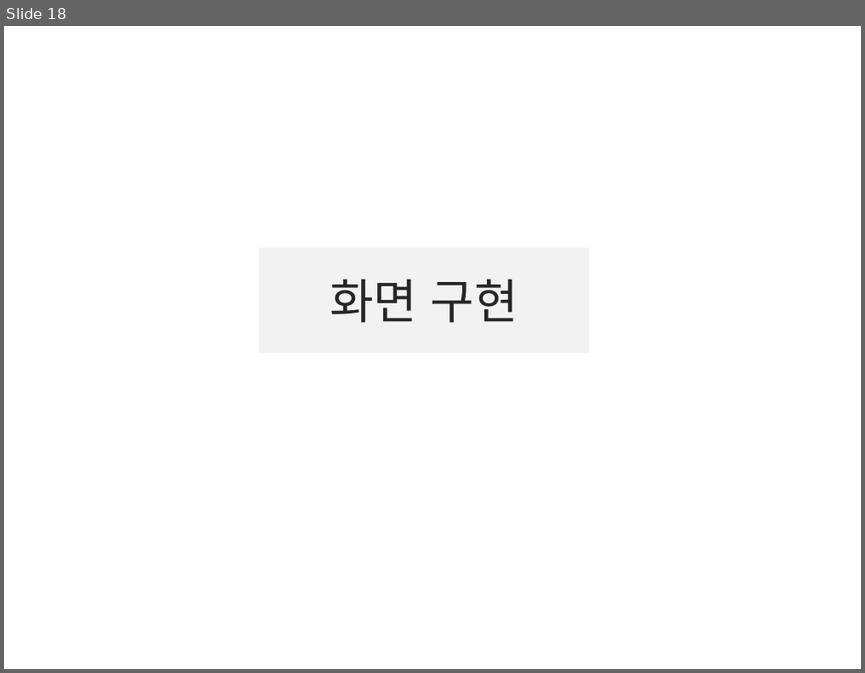
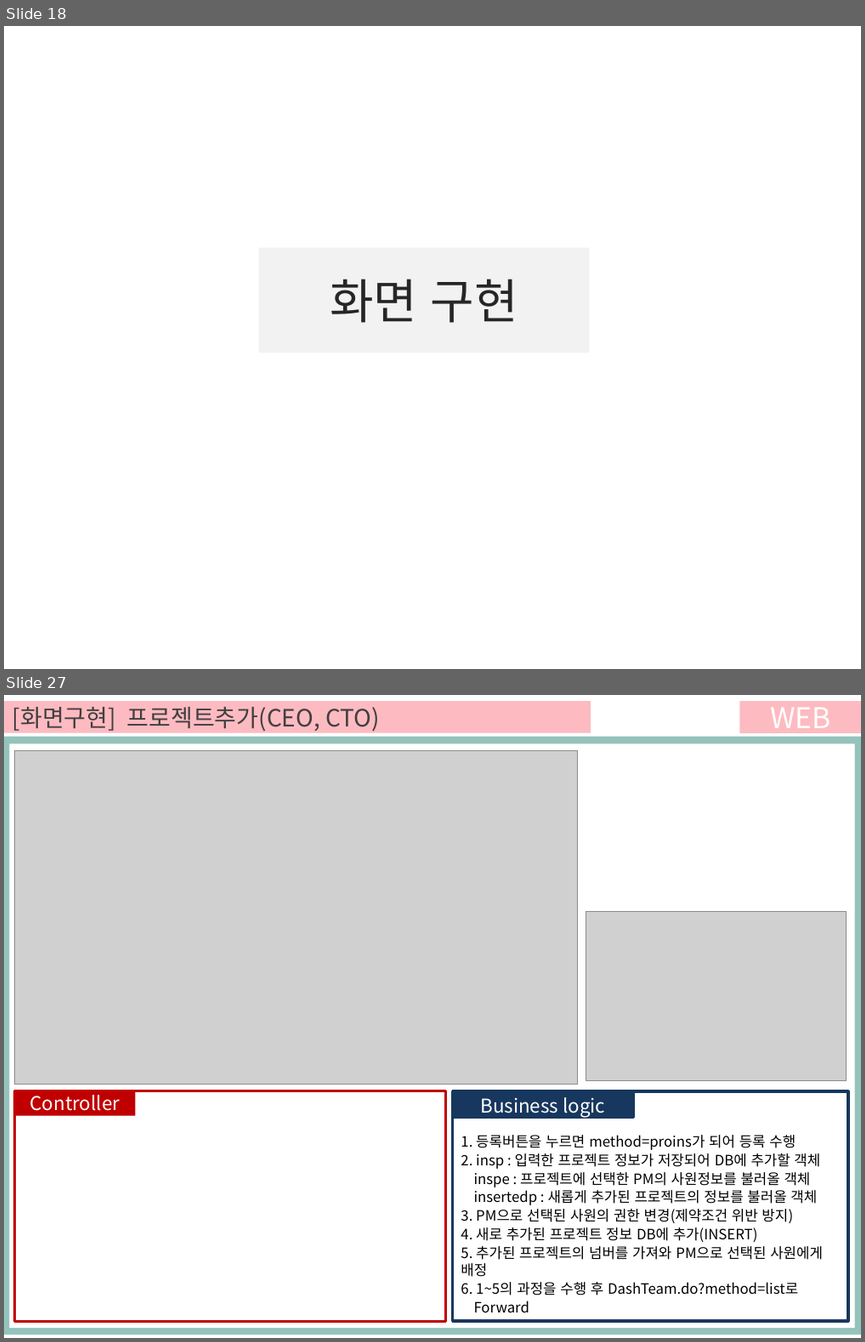
Before and after one commit to ezenteam03/project06, a slide deck: WebContent/jhk/0608 전현규.pptx. Shown one above the other, each under a label of ours: slide 18 before the commit, slides 18 and 27 after it; the slides between them are not shown. The pictures are 865x673 and 865x1342 pixels, drawn with LibreOffice and Linux fonts; fonts in the diff are those of the drawing; grey boxes stand for pictures. Boxes give left, top, right and bottom in pixels: in the first picture for what was removed or moved away, otherwise in the second. Text is boxed around its words. In the diff, an @@ line names an element or a change of style, - is before the commit and + after.

```diff
--- a/WebContent/jhk/0608 전현규.pptx
+++ b/WebContent/jhk/0608 전현규.pptx
@@ slide 27 added at [4,695,861,1338], background #FFFFFF @@
@@ rectangle added at [4,701,590,732], fill #FDBBC1, 20 pt, text #404040 @@
+[화면구현] 프로젝트추가(CEO, CTO)
@@ rectangle added at [740,701,861,732], fill #FDBBC1, 24 pt, text #FFFFFF @@
+WEB
@@ rectangle added at [4,736,861,1334], fill #94C3BB @@
@@ rectangle added at [9,743,854,1327], fill #FFFFFF @@
@@ picture added at [15,751,577,1084] @@
@@ picture added at [585,911,846,1080] @@
@@ rectangle added at [15,1091,446,1321], outline #C00000 2 pt @@
@@ rectangle added at [15,1091,136,1116], fill #C00000, 16 pt, text #FFFFFF @@
+Controller
@@ rectangle added at [452,1091,848,1321], fill #FFFFFF, outline #17375E 2.25 pt, 12 pt, text #000000 @@
+1. 등록버튼을 누르면 method=proins가 되어 등록 수행
+2. insp : 입력한 프로젝트 정보가 저장되어 DB에 추가할 객체
+inspe : 프로젝트에 선택한 PM의 사원정보를 불러올 객체
+insertedp : 새롭게 추가된 프로젝트의 정보를 불러올 객체
+3. PM으로 선택된 사원의 권한 변경(제약조건 위반 방지)
+4. 새로 추가된 프로젝트 정보 DB에 추가(INSERT)
+5. 추가된 프로젝트의 넘버를 가져와 PM으로 선택된 사원에게 배정
+6. 1~5의 과정을 수행 후 DashTeam.do?method=list로
+Forward
@@ rectangle added at [452,1093,633,1117], fill #17375E, outline #17375E 2.25 pt, 16 pt, text #FFFFFF @@
+Business logic
```
Also in this commit, not shown: 7 slides changed, 2 other slides added, 17 other files.
